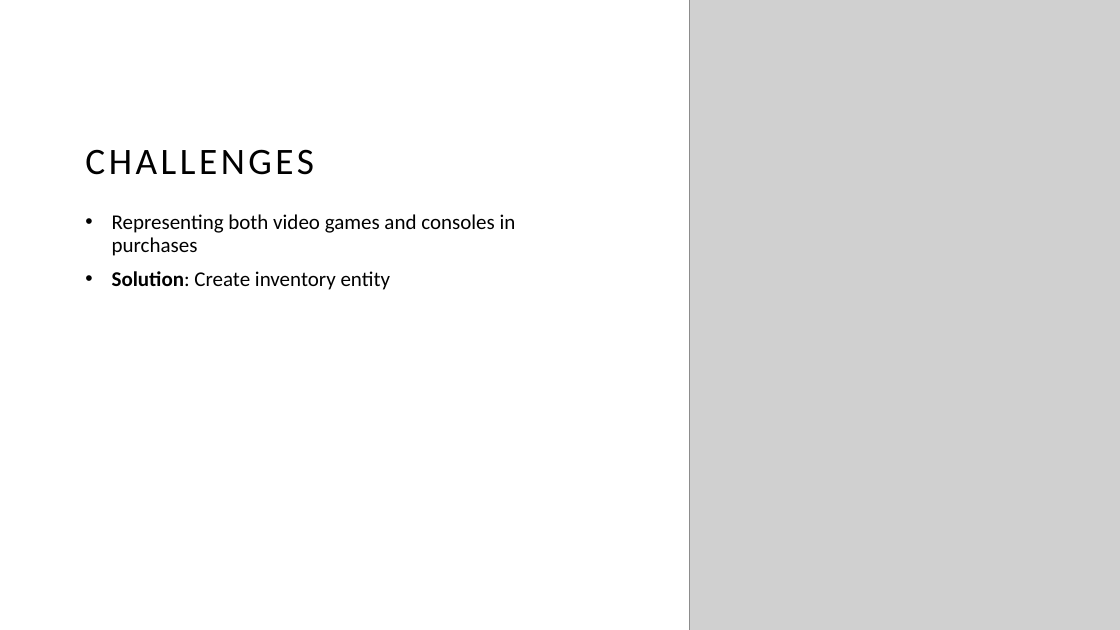
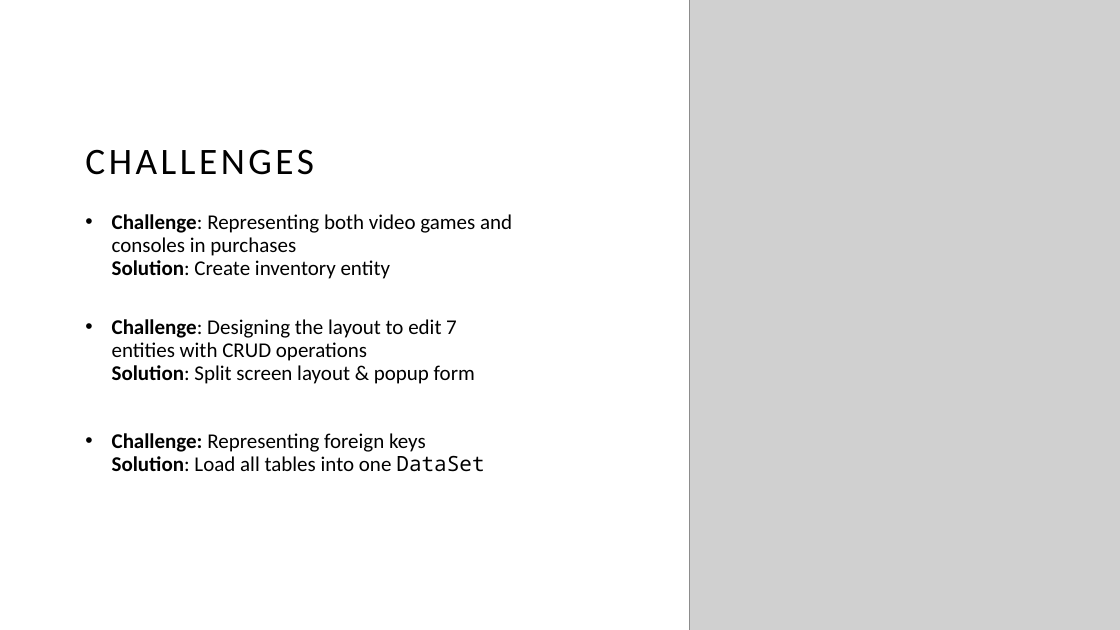
Before and after one commit to vanesarobledo/PROG2111-Project, a slide deck: slide 5 of Presentation.pptx. Drawn at 1120x630 pixels with LibreOffice and Linux fonts; fonts in the diff are those of the drawing; grey boxes stand for pictures. Boxes give left, top, right and bottom in pixels: in the first picture for what was removed or moved away, otherwise in the second. Text is boxed around its words. In the diff, an @@ line names an element or a change of style, - is before the commit and + after.

Commit message:
Updated presentation with challenges

```diff
--- a/Presentation.pptx
+++ b/Presentation.pptx
@@ text at <box>112,214,512,472</box>: text changed @@
-• Representing both video games and consoles in purchases
-  • Solution: Create inventory entity
+• Challenge: Representing both video games and consoles in purchases
+  Solution: Create inventory entity
+  • Challenge: Designing the layout to edit 7 entities with CRUD operations
+    Solution: Split screen layout & popup form
+  • Challenge: Representing foreign keys
+    Solution: Load all tables into one DataSet
```
